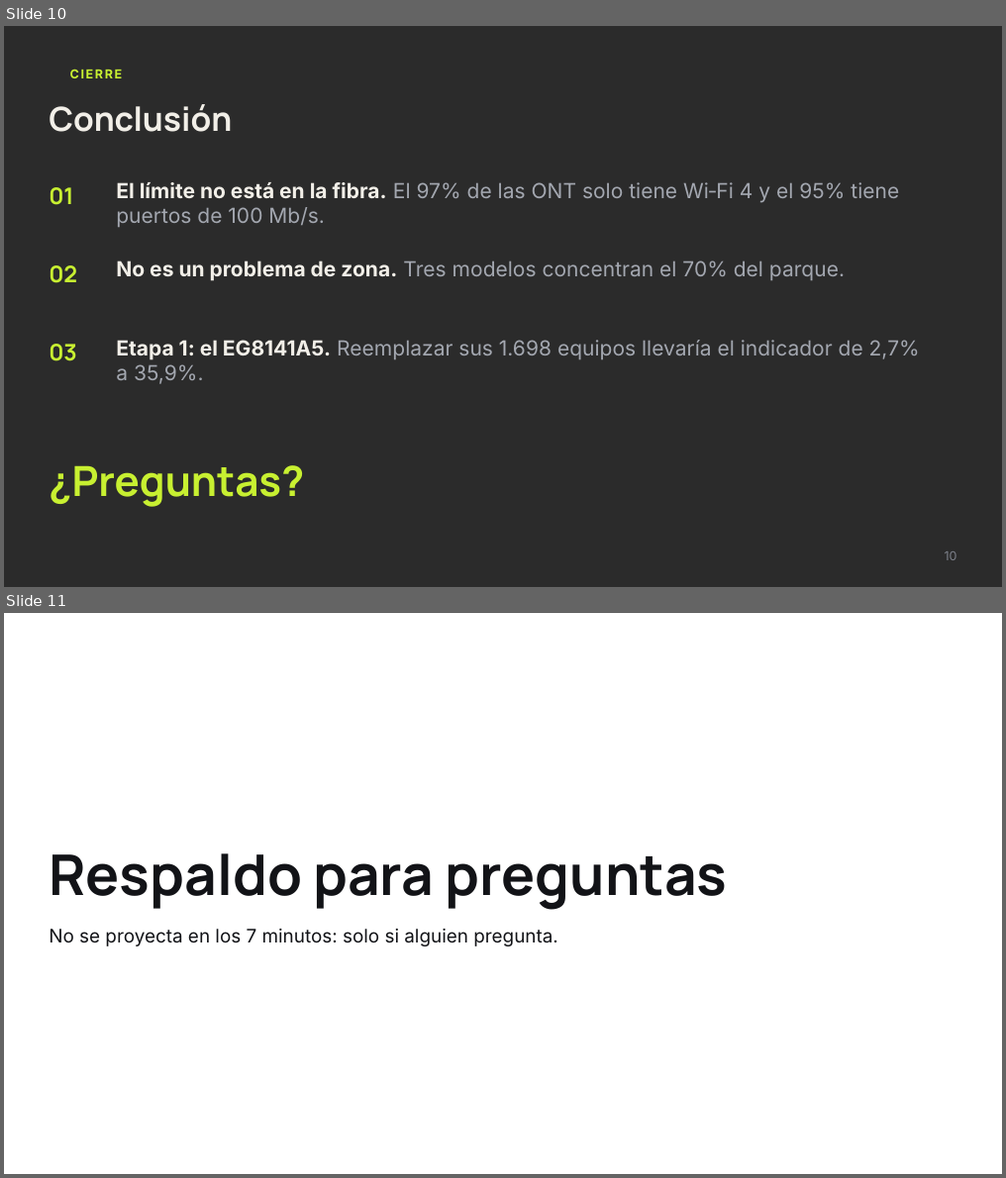
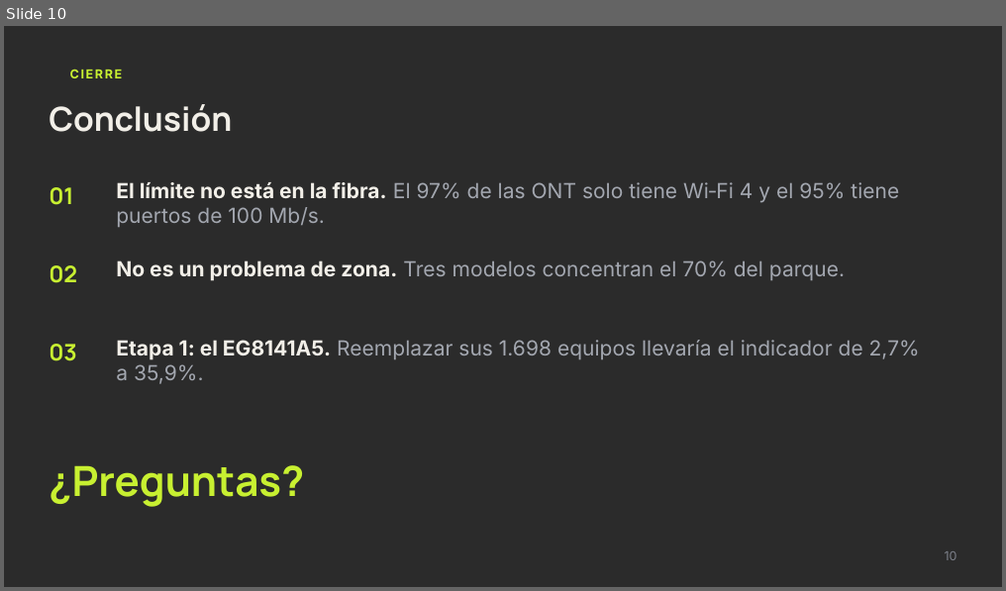
Before and after one commit to forzanijuan22/red-gpon-tp4, a slide deck: trabajos_practicos/presentaciones/TP1_presentacion.pptx. Shown one above the other, each under a label of ours: slides 10 and 11 before the commit, slide 10 after it. The pictures are 1006x1178 and 1006x591 pixels, drawn with LibreOffice and Linux fonts; fonts in the diff are those of the drawing; background and template pictures are left out; a plain dark background stands for a picture behind light text. Boxes give left, top, right and bottom in pixels: in the first picture for what was removed or moved away, otherwise in the second. Text is boxed around its words. In the diff, an @@ line names an element or a change of style, - is before the commit and + after.

```diff
--- a/trabajos_practicos/presentaciones/TP1_presentacion.pptx
+++ b/trabajos_practicos/presentaciones/TP1_presentacion.pptx
@@ slide 11 removed at (4,613,1002,1174), background picture (left out) @@
@@ text removed at (49,854,728,910) @@
-Respaldo para preguntas
@@ text removed at (49,929,558,947) @@
-No se proyecta en los 7 minutos: solo si alguien pregunta.
```
Also in this commit, not shown: 4 other slides removed, 4 other files.
